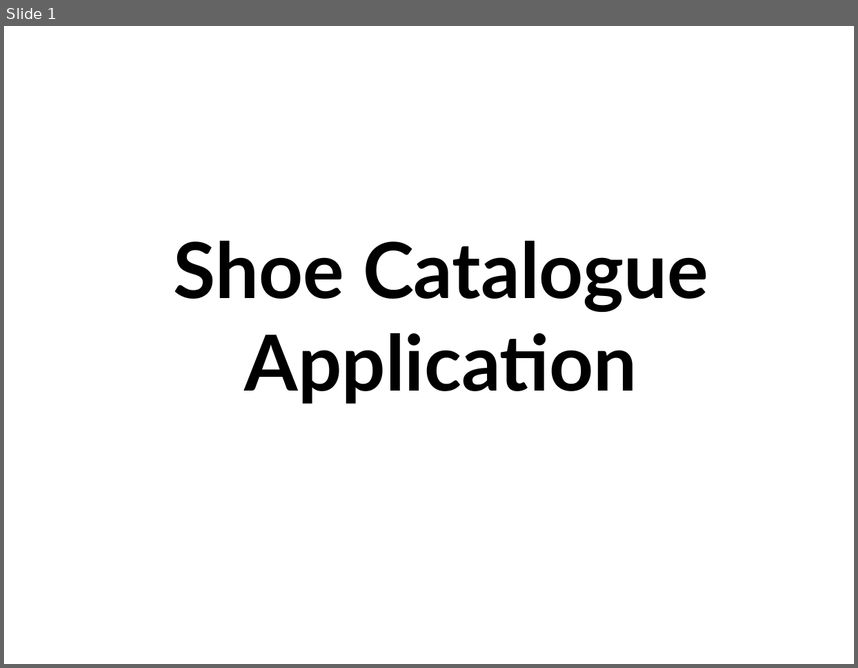
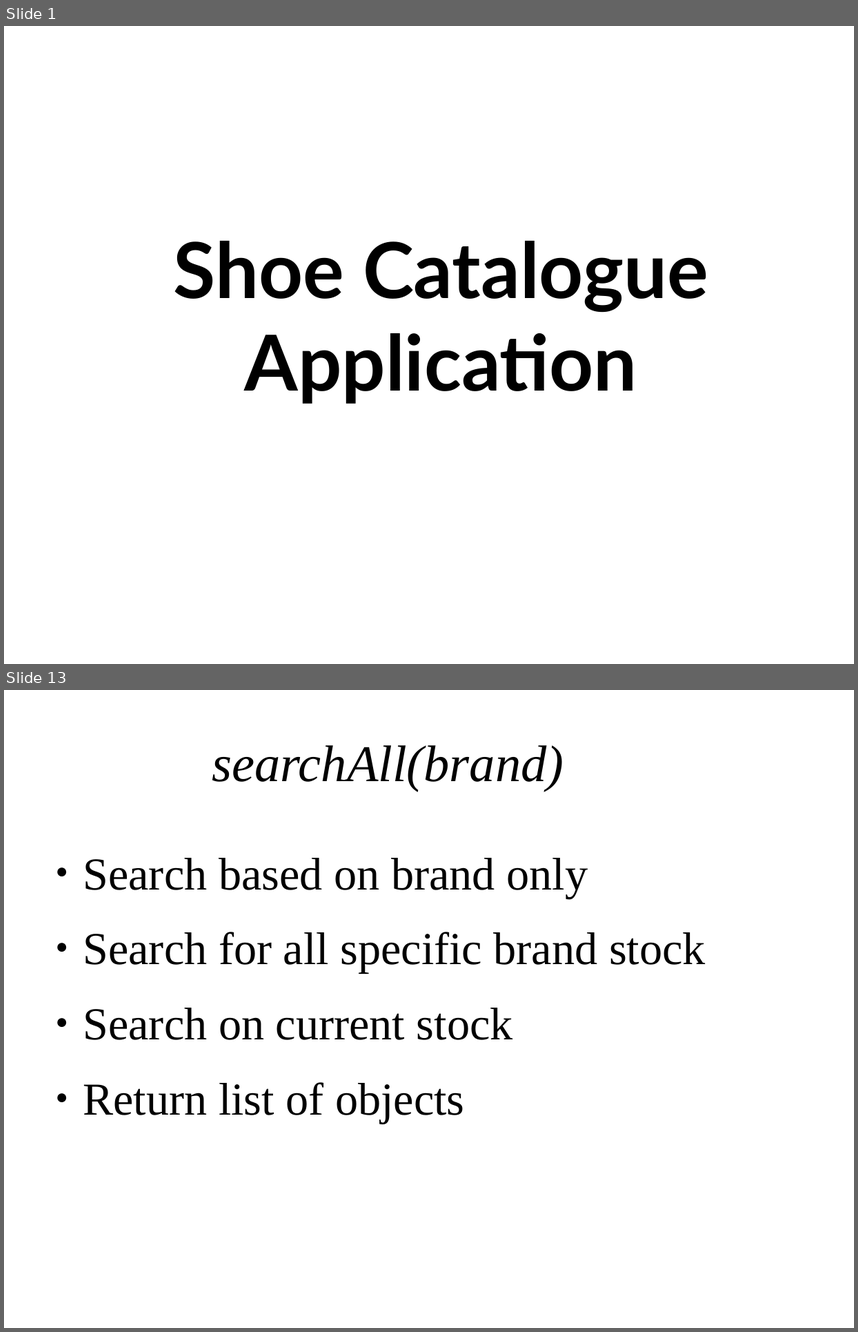
Before and after one commit to TaSiya/shoe, a slide deck: project presentation.odp. Shown one above the other, each under a label of ours: slide 1 before the commit, slides 1 and 13 after it; the slides between them are not shown. The pictures are 858x668 and 858x1332 pixels, drawn with LibreOffice and Linux fonts; fonts in the diff are those of the drawing; background and template pictures are left out. Boxes give left, top, right and bottom in pixels: in the first picture for what was removed or moved away, otherwise in the second. Text is boxed around its words. In the diff, an @@ line names an element or a change of style, - is before the commit and + after.

```diff
--- a/project presentation.odp
+++ b/project presentation.odp
@@ slide 13 added at [4, 690, 854, 1328], background picture (left out) @@
@@ title added at [212, 745, 564, 791], 48 pt, text #000000, italic @@
+searchAll(brand)
@@ text added at [83, 858, 706, 1123], 42.7 pt, text #000000 @@
+● Search based on brand only
+● Search for all specific brand stock
+● Search on current stock
+● Return list of objects
```
Also in this commit, not shown: 2 slides changed, 9 other slides added, 3 other files.
